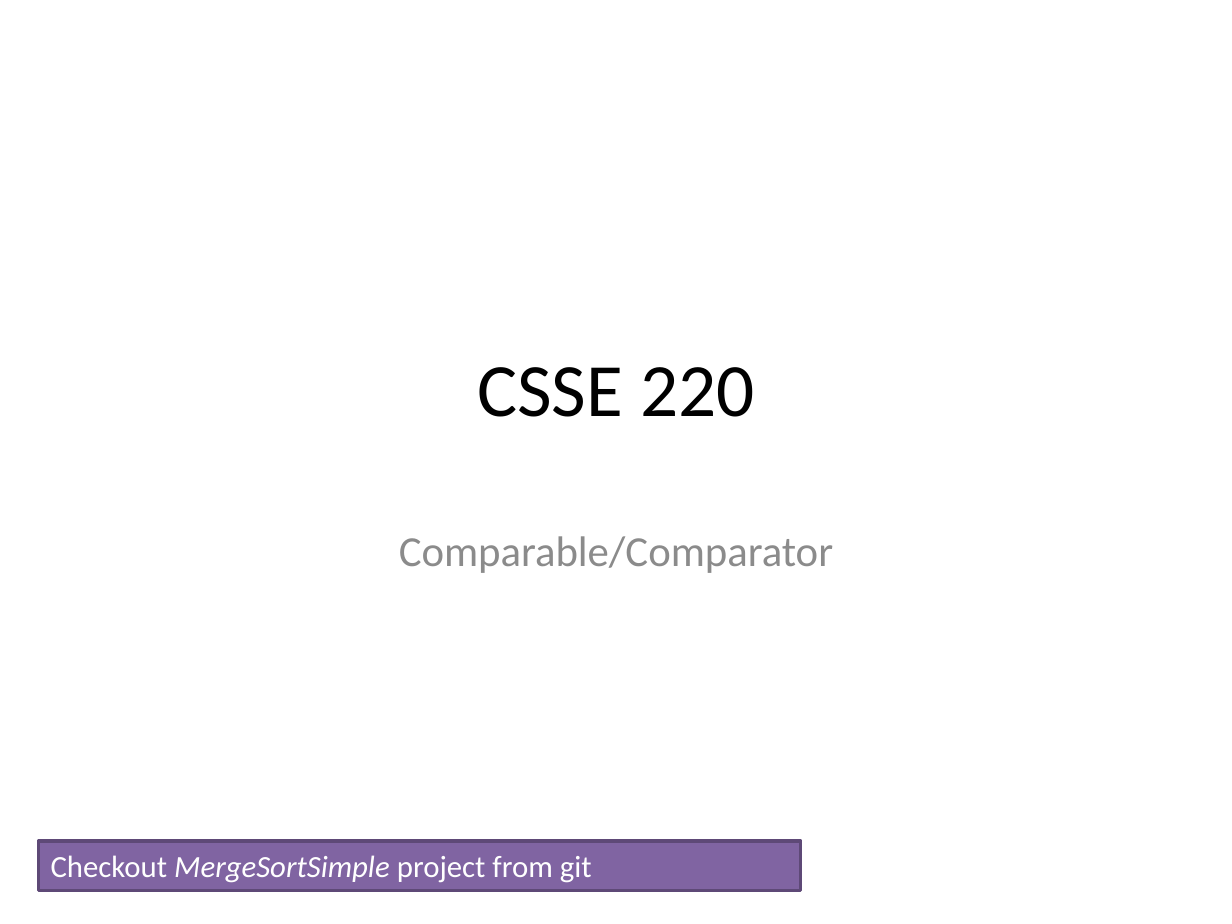
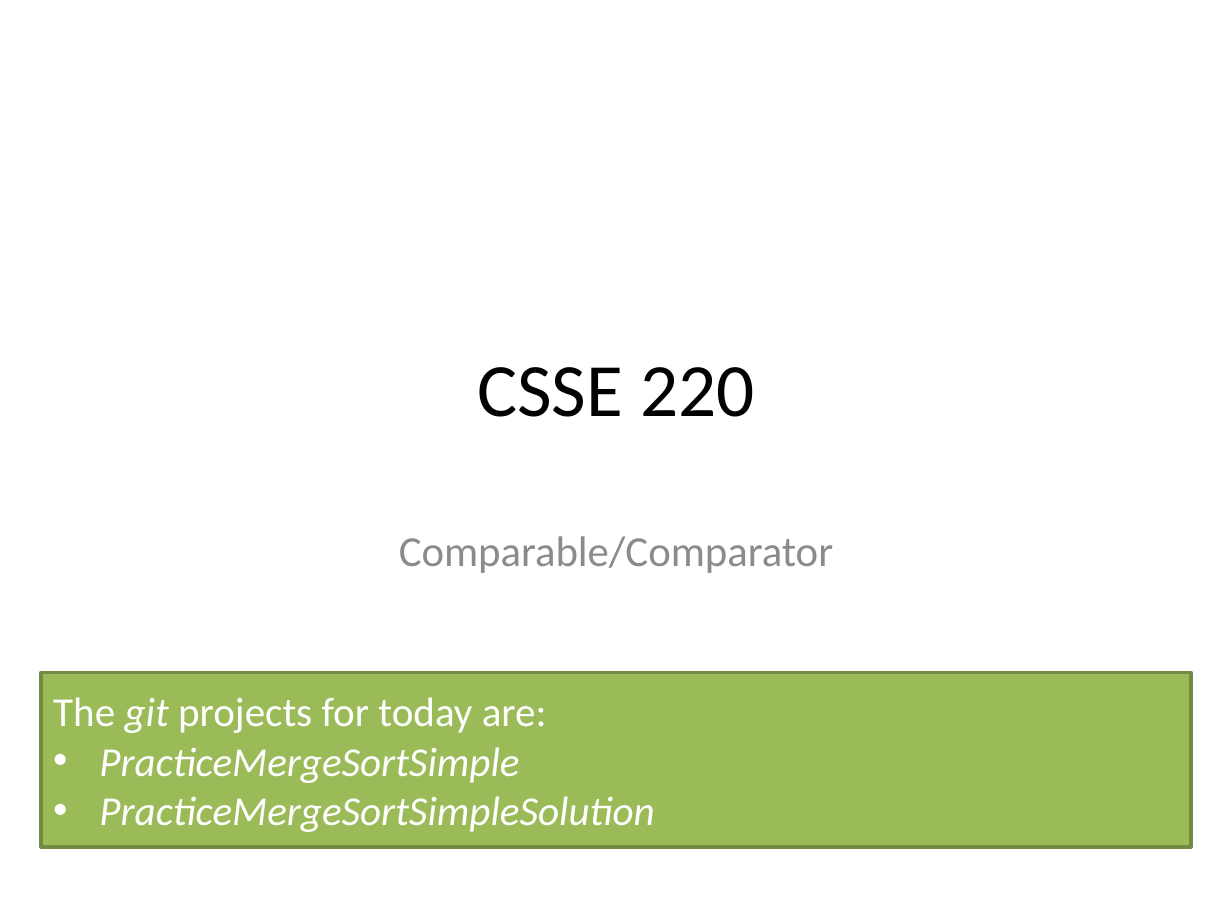
Before and after one commit to RHIT-CSSE/csse220, a slide deck: slide 1 of ClassMaterials/Comparators/Slides/ComparableComparator.pptx. Drawn at 1232x924 pixels with LibreOffice and Linux fonts; fonts in the diff are those of the drawing. Boxes give left, top, right and bottom in pixels: in the first picture for what was removed or moved away, otherwise in the second. Text is boxed around its words. In the diff, an @@ line names an element or a change of style, - is before the commit and + after.

```diff
--- a/ClassMaterials/Comparators/Slides/ComparableComparator.pptx
+++ b/ClassMaterials/Comparators/Slides/ComparableComparator.pptx
@@ rectangle added at [41,673,1190,848], fill #9BBB59, outline #738A42 2 pt, 24 pt, text #FFFFFF, italic @@
+The git projects for today are:
+• PracticeMergeSortSimple
+• PracticeMergeSortSimpleSolution
@@ rectangle removed at [38,841,801,891] @@
-Checkout MergeSortSimple project from git
```
Also in this commit, not shown: 18 other files.
